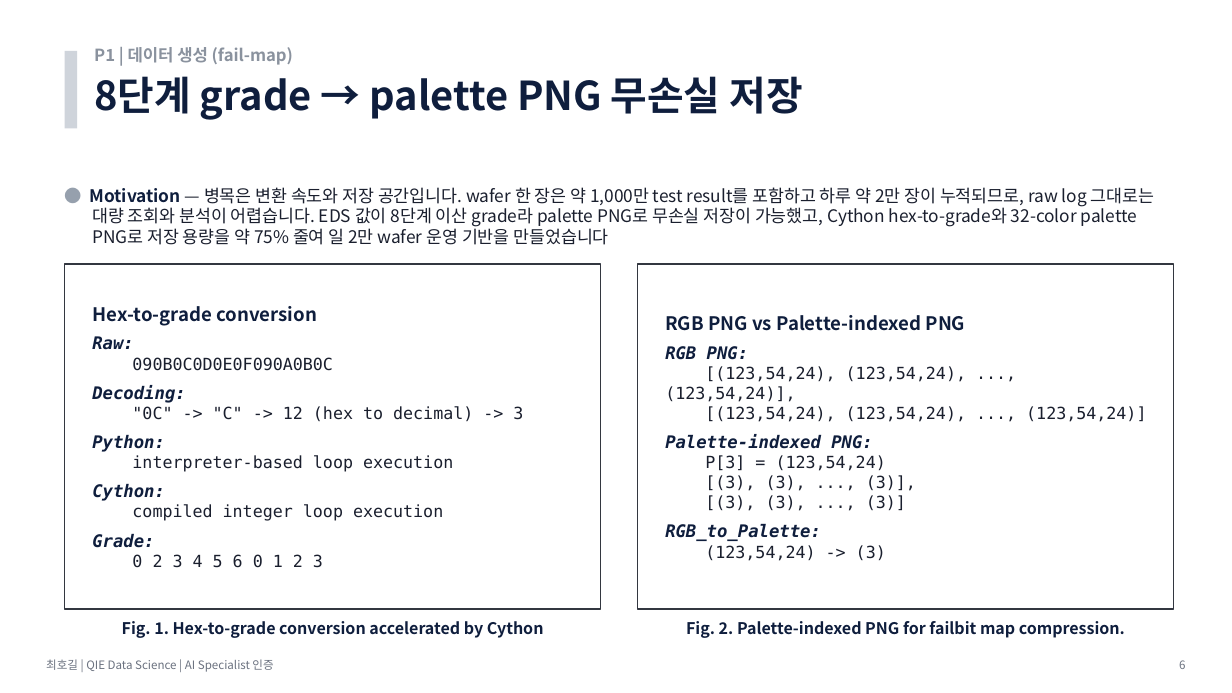
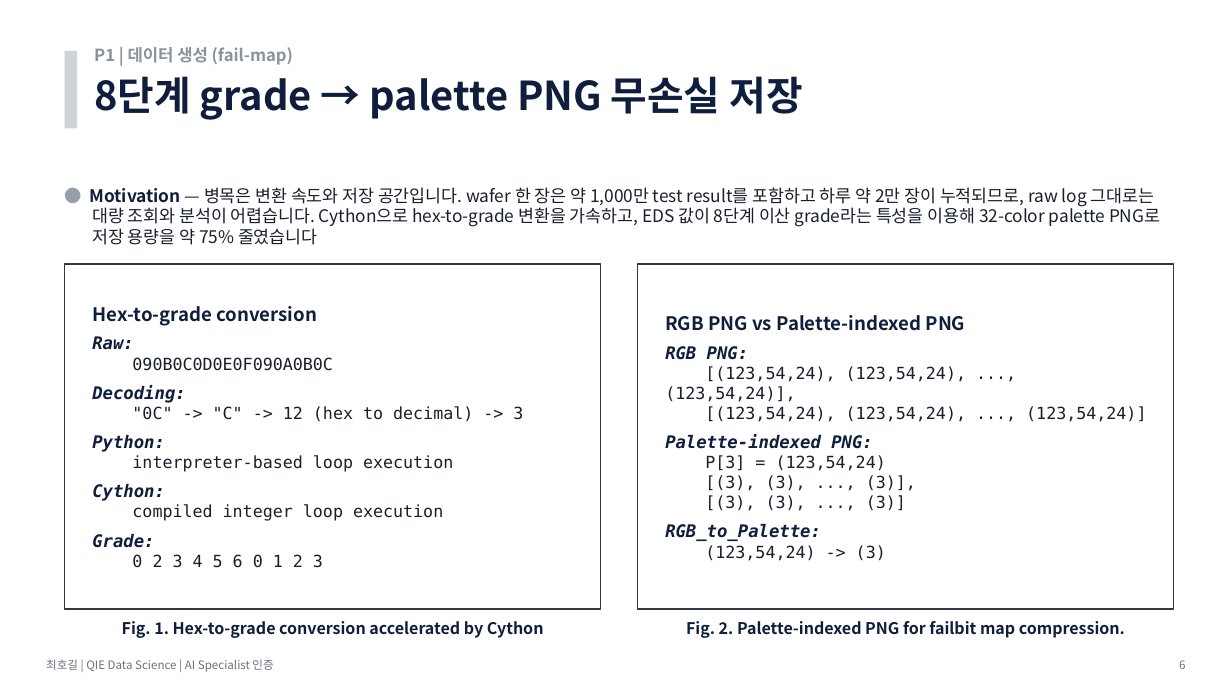
Before and after one commit to hogil/fbm_paper, a slide deck: slide 6 of recommendation/presentation/'26년 AI Specialist 면점 심사 자료_메모리사업부_최호길.pptx. Drawn at 1232x693 pixels with LibreOffice and Linux fonts; fonts in the diff are those of the drawing. Boxes give left, top, right and bottom in pixels: in the first picture for what was removed or moved away, otherwise in the second. Text is boxed around its words. In the diff, an @@ line names an element or a change of style, - is before the commit and + after.

```diff
--- a/recommendation/presentation/'26년 AI Specialist 면점 심사 자료_메모리사업부_최호길.pptx
+++ b/recommendation/presentation/'26년 AI Specialist 면점 심사 자료_메모리사업부_최호길.pptx
@@ text at <box>90,187,1160,245</box>: text changed @@
-● Motivation — 병목은 변환 속도와 저장 공간입니다. wafer 한 장은 약 1,000만 test result를 포함하고 하루 약 2만 장이 누적되므로, raw log 그대로는 대량 조회와 분석이 어렵습니다. EDS 값이 8단계 이산 grade라 palette PNG로 무손실 저장이 가능했고, Cython hex-to-grade와 32-color palette PNG로 저장 용량을 약 75% 줄여 일 2만 wafer 운영 기반을 만들었습니다
+● Motivation — 병목은 변환 속도와 저장 공간입니다. wafer 한 장은 약 1,000만 test result를 포함하고 하루 약 2만 장이 누적되므로, raw log 그대로는 대량 조회와 분석이 어렵습니다. Cython으로 hex-to-grade 변환을 가속하고, EDS 값이 8단계 이산 grade라는 특성을 이용해 32-color palette PNG로 저장 용량을 약 75% 줄였습니다
```
Also in this commit, not shown: 12 other slides changed, 2 other files.
